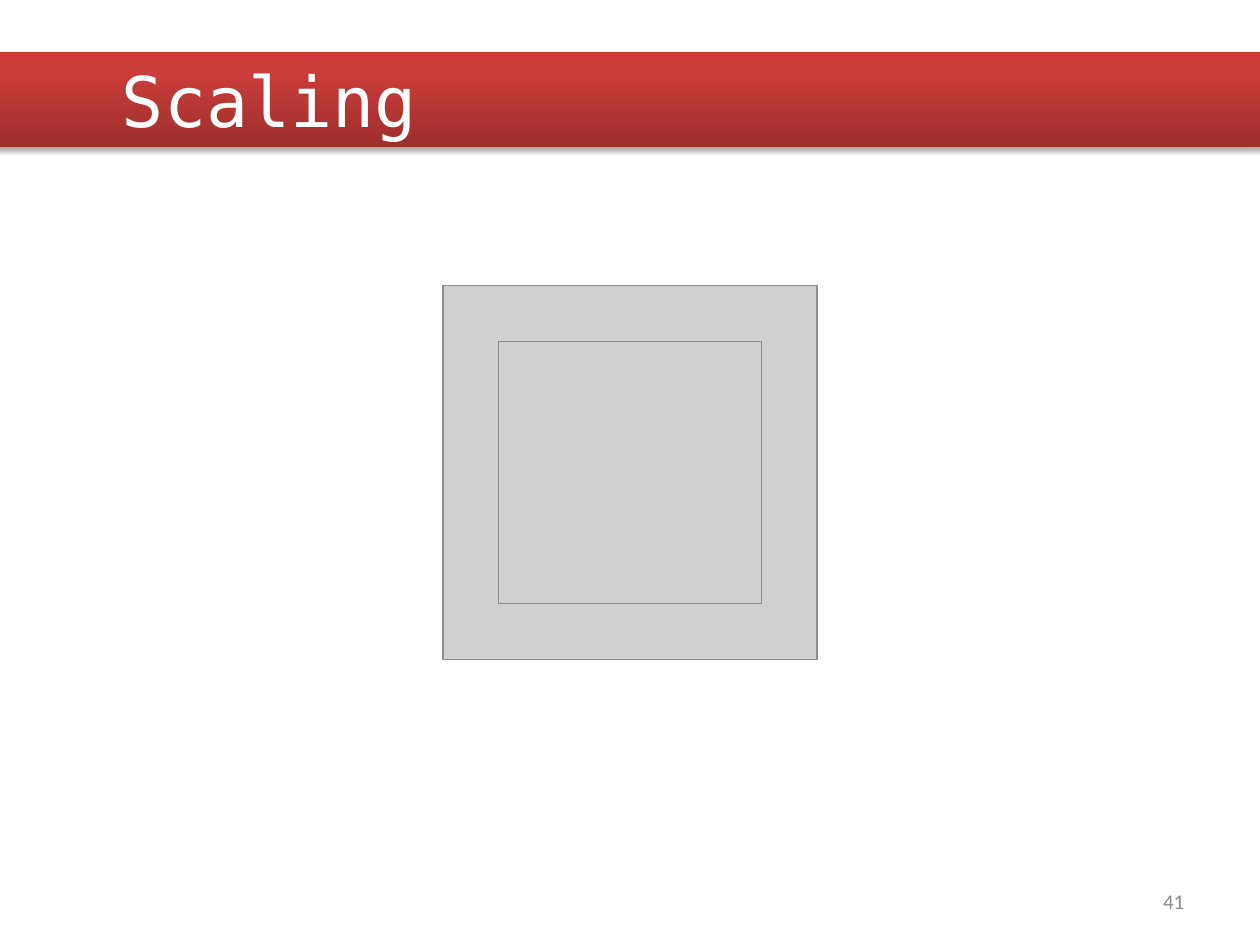
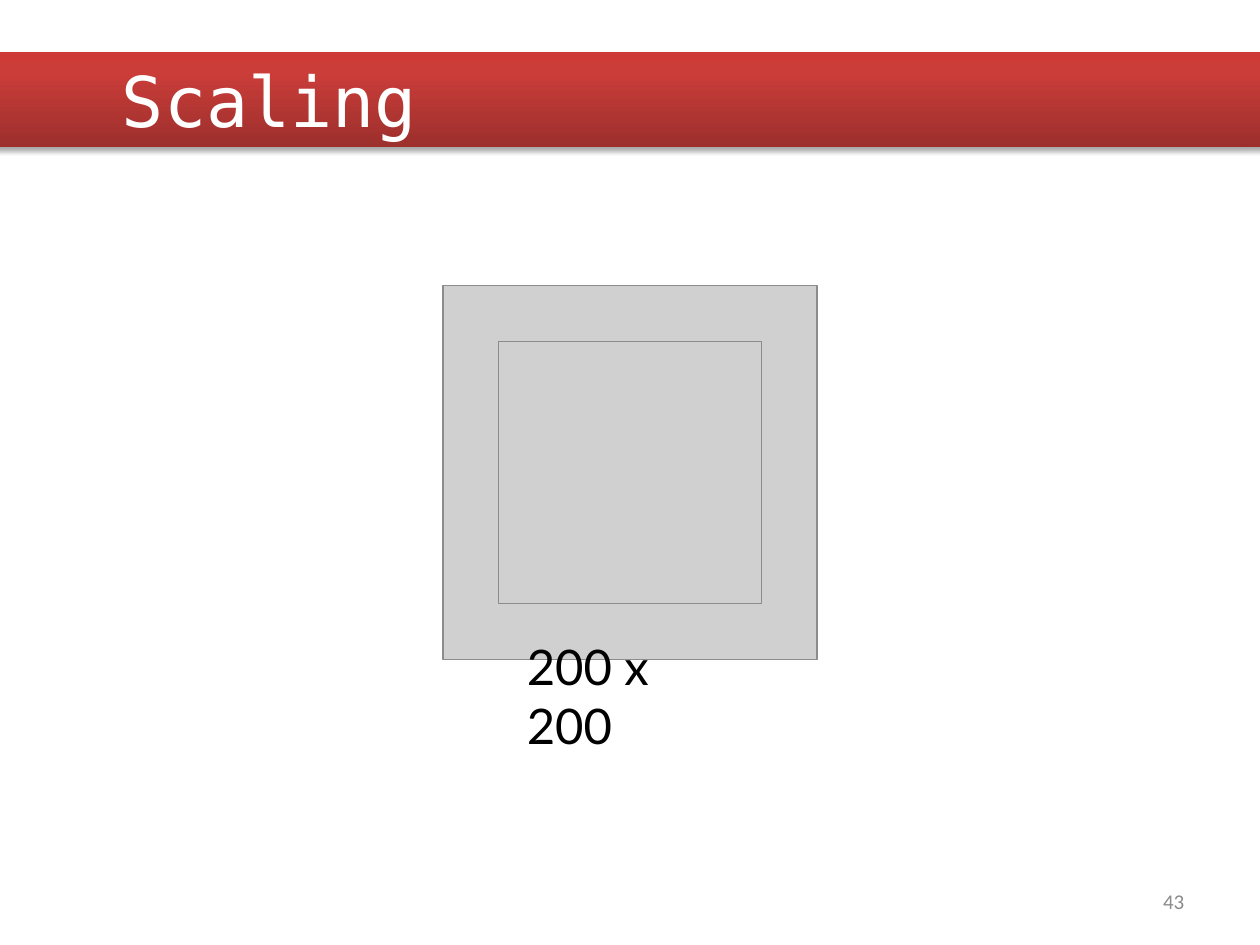
Before and after one commit to dorooobu/Tomato-Classification, a slide deck: slide 43 of Documents/First Presentation.pptx (slide 41 before the commit). Drawn at 1260x945 pixels with LibreOffice and Linux fonts; fonts in the diff are those of the drawing; grey boxes stand for pictures; background and template pictures are left out. Boxes give left, top, right and bottom in pixels: in the first picture for what was removed or moved away, otherwise in the second. Text is boxed around its words. In the diff, an @@ line names an element or a change of style, - is before the commit and + after.

```diff
--- a/Documents/First Presentation.pptx
+++ b/Documents/First Presentation.pptx
@@ text added at bbox=[527, 649, 648, 745], 28 pt, text #000000 @@
+200 x 200
@@ page number at bbox=[1163, 895, 1184, 909]: text changed @@
-41
+43
```
Also in this commit, not shown: 17 other slides changed, 2 slides added.
